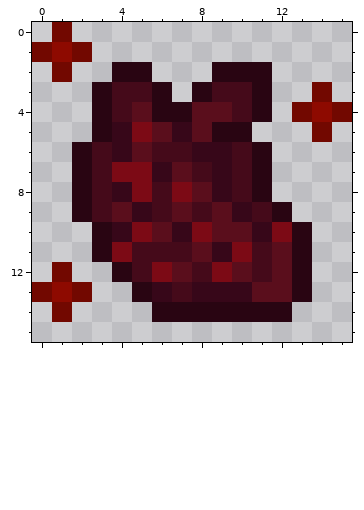
Pixel-art sprite: src/main/resources/assets/bloodlines/textures/actions/bloodknight_sanguine_infusion_action.png. This is how it looked before the edit.
The file is 16x16 pixels. Colours within 5 levels of each other are drawn and written as one.
After:
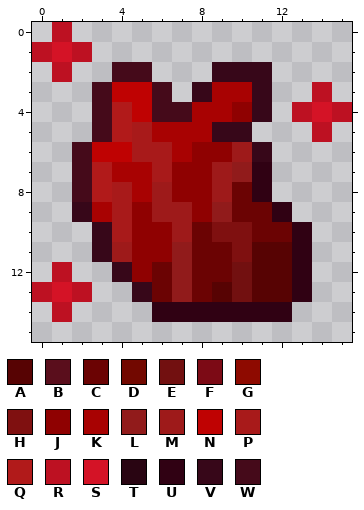
Palette (. is transparent): A #570303  B #5a0e1c  C #6b0303  D #720800  E #721010  F #7c0a15  G #8e0a00  H #7f1010  J #8f0101  K #a80202  L #911b1b  M #9e1a1a  N #bf0202  P #a81a1a  Q #b11a1a  R #bd1122  S #d41326  T #290512  U #300113  V #370719  W #450a1a
The exact change:
Changed rows in their new state; - is an unchanged pixel.
first column x 0:
 0 -R--------------
 1 RSR-------------
 2 -R--WW---VVV----
 3 ---WNNW-VKKV--R-
 4 ---WQNWWKKJV-RSR
 5 ---WQPKKKVV---R-
 6 --WNNPPKJJMV----
 7 --WQKKPJJMLU----
 8 --WQPKMJJMCU----
 9 --VKPJMMJLCCU---
10 ---VPJJMCHHCCU--
11 ---VMJJLCCHAAU--
12 -R--VJCLCCEAAU--
13 RSR--VCLCAEAAU--
14 -R----UUUUUUU---
Where, in picture pixels (left, top, right, bottom), the same in both pictures:
changed: (32, 22, 352, 322)
